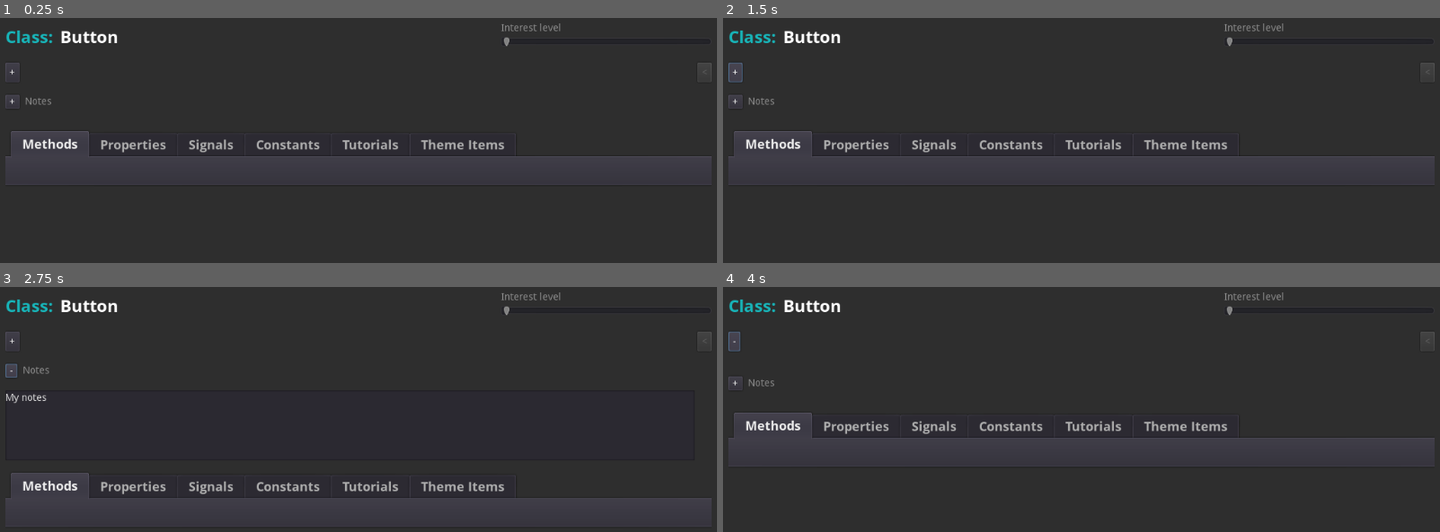
Above: before the commit, frames 1-4 (two rows, left to right).
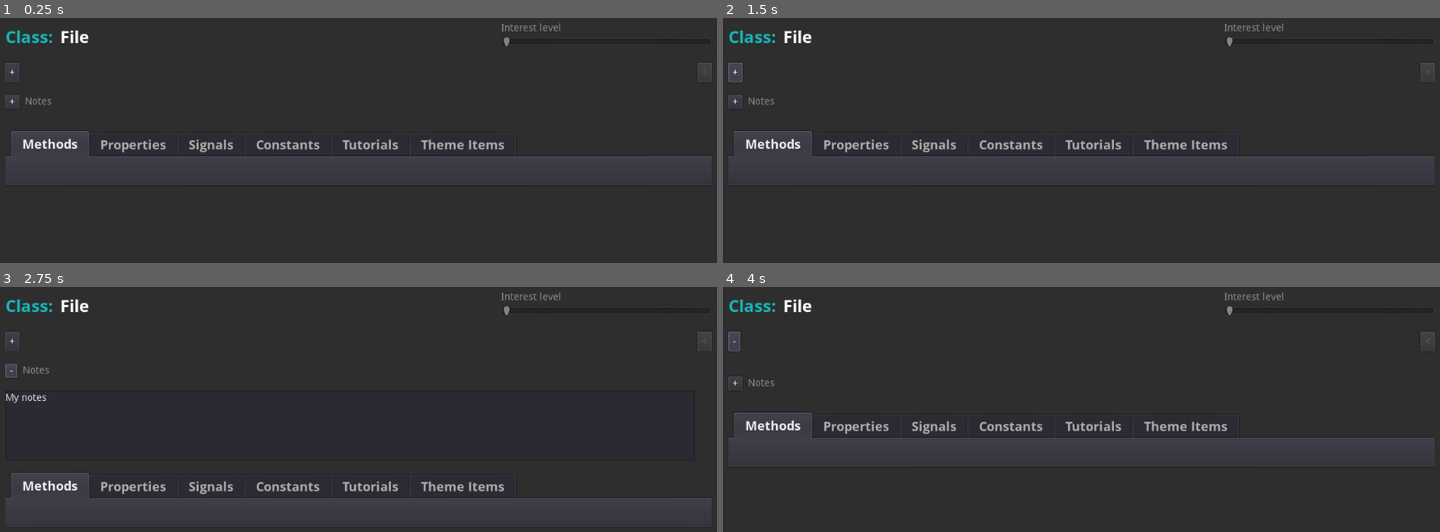
Above: after the commit, the same moments.

Repository: andrew-wilkes/godotbuddy.com
Game: Godot game, scene res://Test.tscn
Two runs of this game, one before a commit and one after it. Both use one fixed random seed, a clock stepped at 60 frames per second and the inputs below. The project has no main scene, so this scene is started directly.
Inputs:
- Up to frame 1 (0.25 s): no input
- Up to frame 2 (1.5 s): click "+" at 0.5 s; click "-" at 1.25 s
- Up to frame 3 (2.75 s): click "+" at 2 s
- Up to frame 4 (4 s): click "-" at 2.75 s; click "+" at 3.5 s

The runs differ from the first frame. In frame 1, 0.2% of the frame differs, in the area x 8-17%, y 5-11%; in frame 2, 0.2%; in frame 3, 0.2%; in frame 4, 0.2%.
Error before the commit: Invalid get index 'Button' (on base: 'Dictionary'). (res://ClassDetails.gd:163)
Error after the commit: Invalid get index 'File' (on base: 'Dictionary'). (res://ClassDetails.gd:184)

Commit message:
List tutorial links in tab

Diff:
--- a/apps/desktop/ClassDetails.gd
+++ b/apps/desktop/ClassDetails.gd
@@ -34,7 +34,8 @@
 	back_button.disabled = true
 	descbox.hide()
 	notes.get_parent().hide()
-	update_content("Button")
+	#update_content("CollisionObject2D")
+	update_content("File")
 
 
 func update_content(cname, new = true):
@@ -90,7 +91,27 @@
 			for key in items.keys():
 				content.append(get_property_string(key, items[key]))
 			content.append("[/table]")
+		"signals":
+			for key in items.keys():
+				content.append(key + " (" + get_args(items[key].args) + ")\n[indent]" + items[key].description + "[/indent]\n")
+		"constants":
+			pass
+		"tutorials":
+			for link in items:
+				content.append(get_link_string(link))
+		"theme_items":
+			pass
 	tab.set_content(content.join("\n"))
+
+
+func get_link_string(link):
+	if link.title == "":
+		link.title = link.url
+	return "[url=%s]%s[/url]" % [link.url, link.title]
+
+
+func get_signal_string(sname, attribs):
+	return "[cell]%s (%s)[/cell]" % [sname, get_args(attribs.args)]
 
 
 func get_property_string(pname, attribs: Dictionary):
@@ -178,11 +199,15 @@
 								text_target = info
 								text_node_name = node_name
 						"tutorials":
-							info[node_name] = {}
+							info[node_name] = []
 							group_name = node_name
 						"link":
-							text_node_name = parser.get_named_attribute_value_safe("title")
-							text_target = info[group_name]
+							var link = {
+								"title": parser.get_named_attribute_value_safe("title")
+							}
+							info[group_name].append(link)
+							text_target = link
+							text_node_name = "url"
 						"methods":
 							info[node_name] = {} # Methods may have the same name
 							group_name = node_name
@@ -220,11 +245,12 @@
 						"signal":
 							member_name = parser.get_named_attribute_value("name")
 							var asignal = {
-								"args": {},
+								"args": [],
 							}
 							info[group_name][member_name] = asignal
 							text_target = info[group_name][member_name]
 							text_mode = RAW
+							method_target = asignal
 						"constants":
 							info[node_name] = {}
 							group_name = node_name
